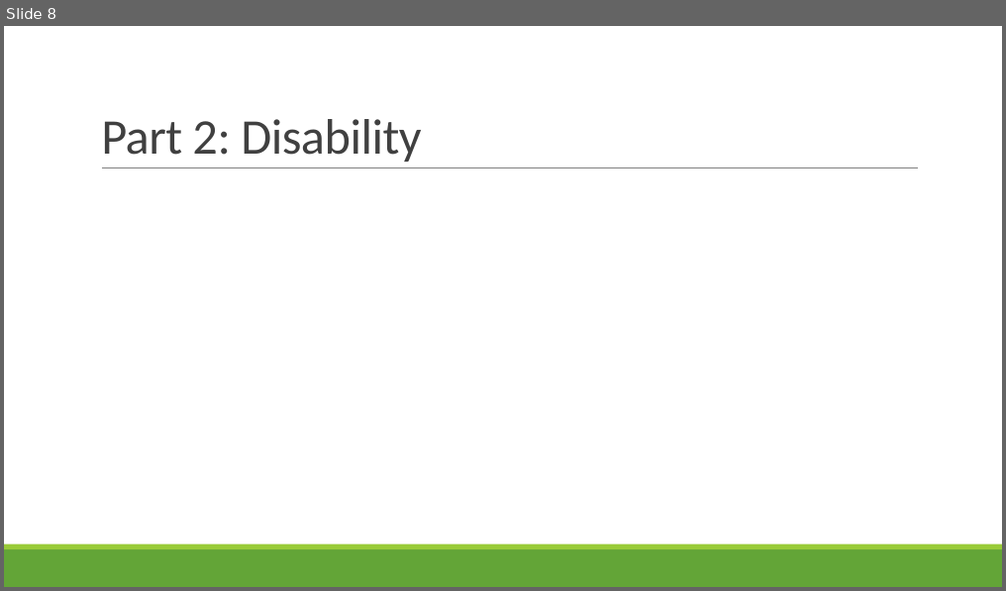
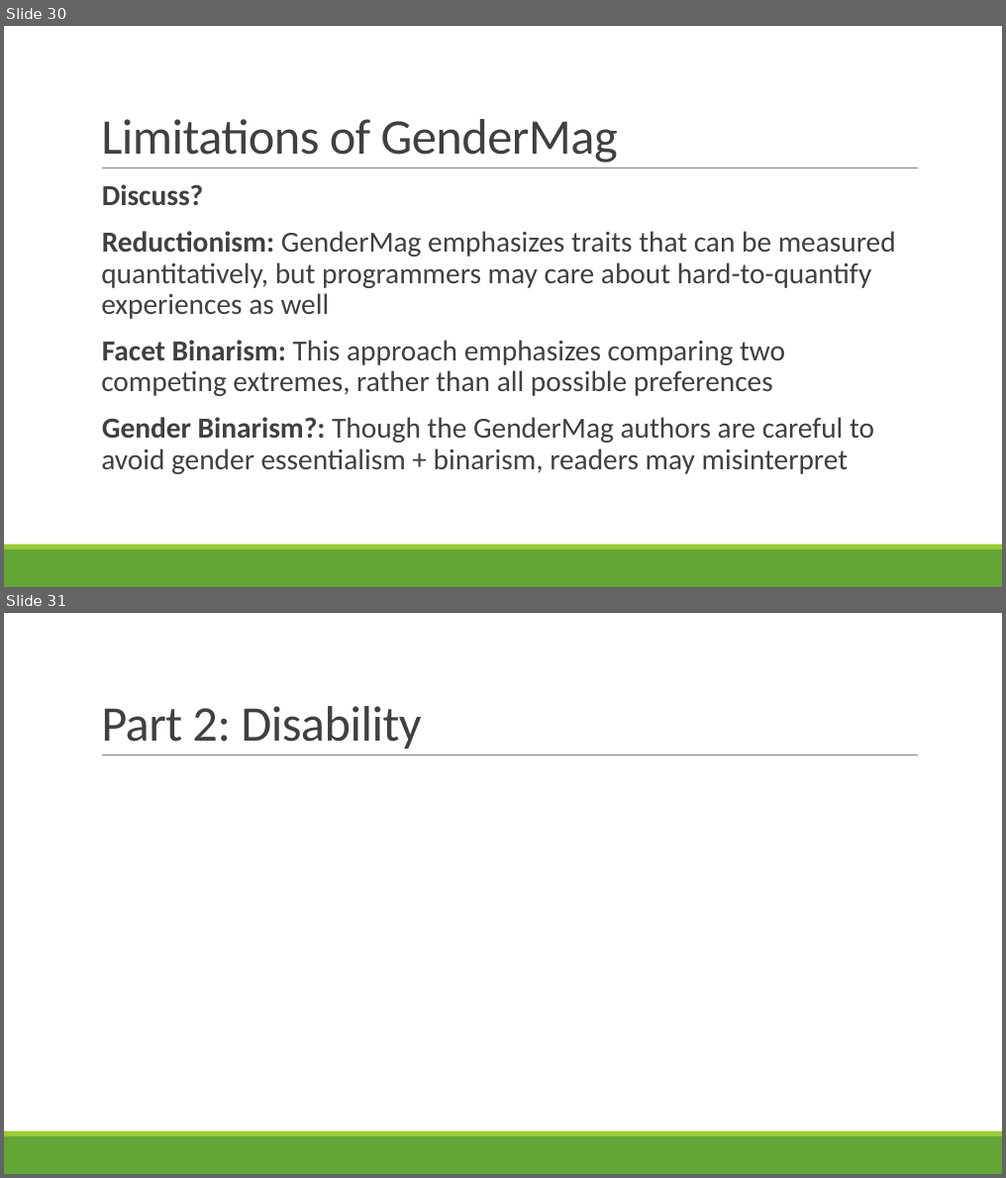
Before and after one commit to rbohrer/pl-course, a slide deck: LectureSlides/10GenderDisability.pptx. Shown one above the other, each under a label of ours: slide 8 before the commit, slides 30 and 31 after it. The pictures are 1006x591 and 1006x1178 pixels, drawn with LibreOffice and Linux fonts; fonts in the diff are those of the drawing. Boxes give left, top, right and bottom in pixels: in the first picture for what was removed or moved away, otherwise in the second. Text is boxed around its words. In the diff, an @@ line names an element or a change of style, - is before the commit and + after.

```diff
--- a/LectureSlides/10GenderDisability.pptx
+++ b/LectureSlides/10GenderDisability.pptx
@@ slide 30 added at bbox=[4, 26, 1002, 587], background #FFFFFF; not listed: 3 template elements that a slide beside it also shows @@
@@ title added at bbox=[101, 119, 618, 163], 48 pt, text #404040 @@
+Limitations of GenderMag
@@ text added at bbox=[101, 184, 896, 474], 28 pt, text #404040 @@
+  Discuss?
+  Reductionism: GenderMag emphasizes traits that can be measured quantitatively, but programmers may care about hard-to-quantify experiences as well
+  Facet Binarism: This approach emphasizes comparing two competing extremes, rather than all possible preferences
+  Gender Binarism?: Though the GenderMag authors are careful to avoid gender essentialism + binarism, readers may misinterpret
@@ what was slide 8 is now slide 31 @@
```
Also in this commit, not shown: 2 slides changed, 24 other slides added, 2 slides removed.
